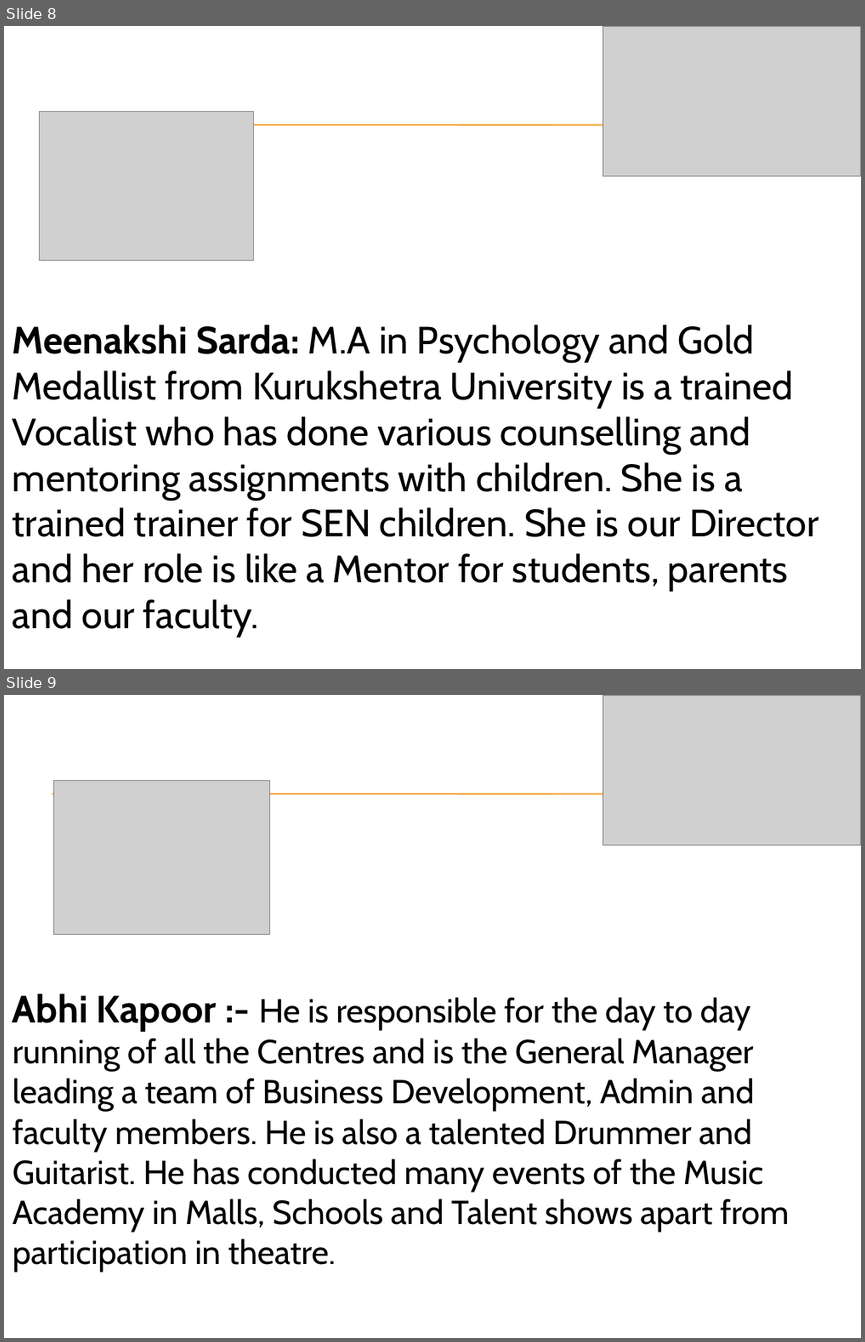
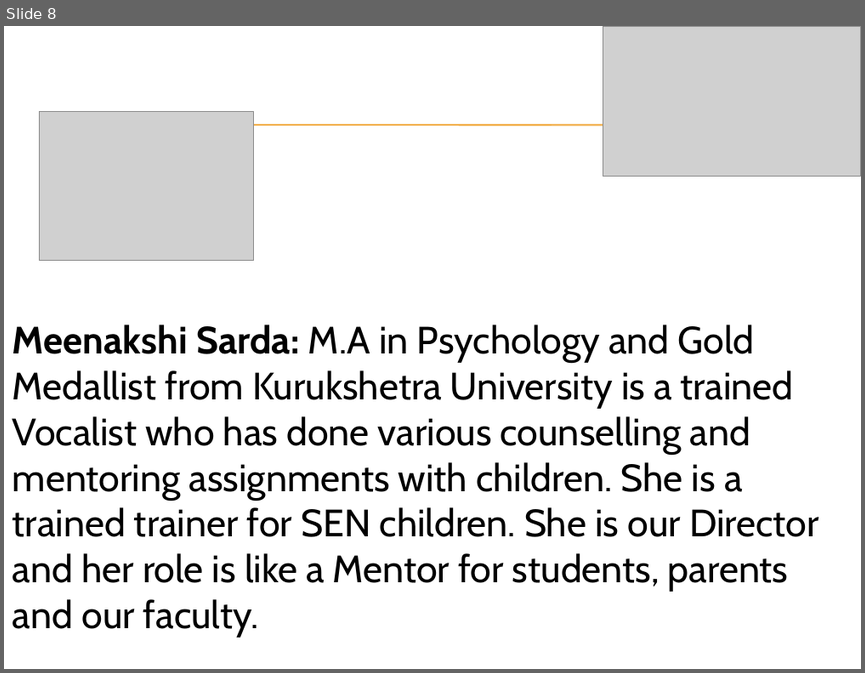
Before and after one commit to mdagar/DBMSwarVandana, a slide deck: DBM_SwarVandana/Content/Downloads/Welcome Presentation.pptx. Shown one above the other, each under a label of ours: slides 8 and 9 before the commit, slide 8 after it. The pictures are 865x1342 and 865x673 pixels, drawn with LibreOffice and Linux fonts; fonts in the diff are those of the drawing; grey boxes stand for pictures; background and template pictures are left out. Boxes give left, top, right and bottom in pixels: in the first picture for what was removed or moved away, otherwise in the second. Text is boxed around its words. In the diff, an @@ line names an element or a change of style, - is before the commit and + after.

```diff
--- a/DBM_SwarVandana/Content/Downloads/Welcome Presentation.pptx
+++ b/DBM_SwarVandana/Content/Downloads/Welcome Presentation.pptx
@@ slide 9 removed at bbox=[4, 695, 861, 1338], background picture (left out); not listed: 2 template elements that a slide beside it also shows @@
@@ picture removed at bbox=[603, 695, 861, 845] @@
@@ picture removed at bbox=[53, 781, 268, 934] @@
@@ text removed at bbox=[12, 993, 789, 1271] @@
-Abhi Kapoor :- He is responsible for the day to day running of all the Centres and is the General Manager leading a team of Business Development, Admin and faculty members. He is also a talented Drummer and Guitarist. He has conducted many events of the Music Academy in Malls, Schools and Talent shows apart from participation in theatre.
```
Also in this commit, not shown: 5 slides changed, 3 other files.
